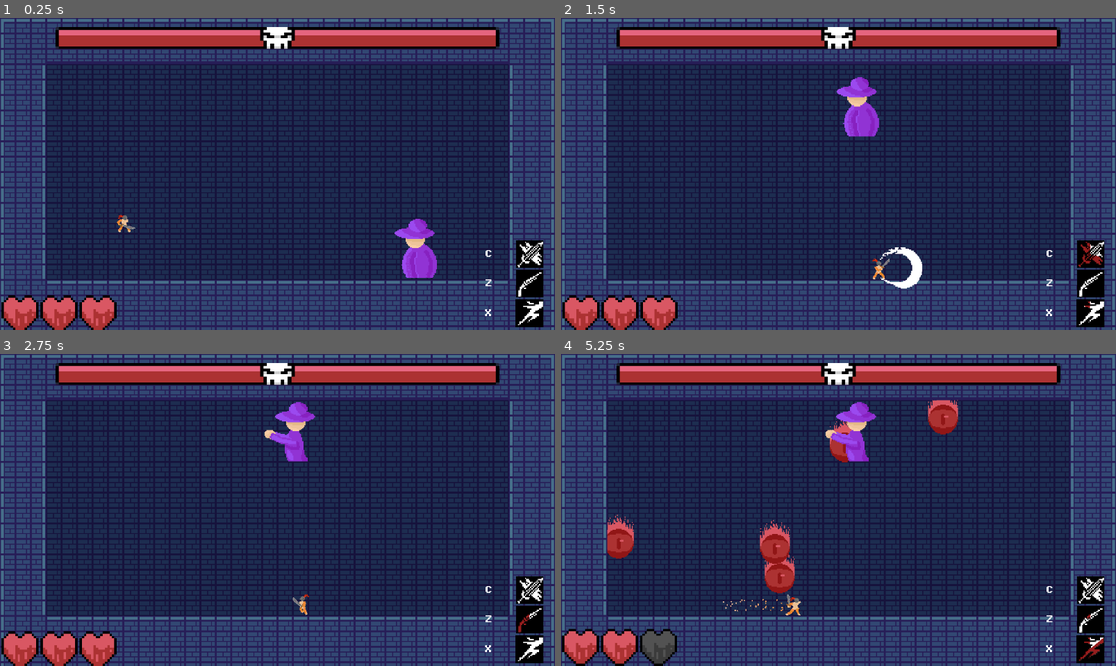
Above: before the commit, frames 1-4 (two rows, left to right).
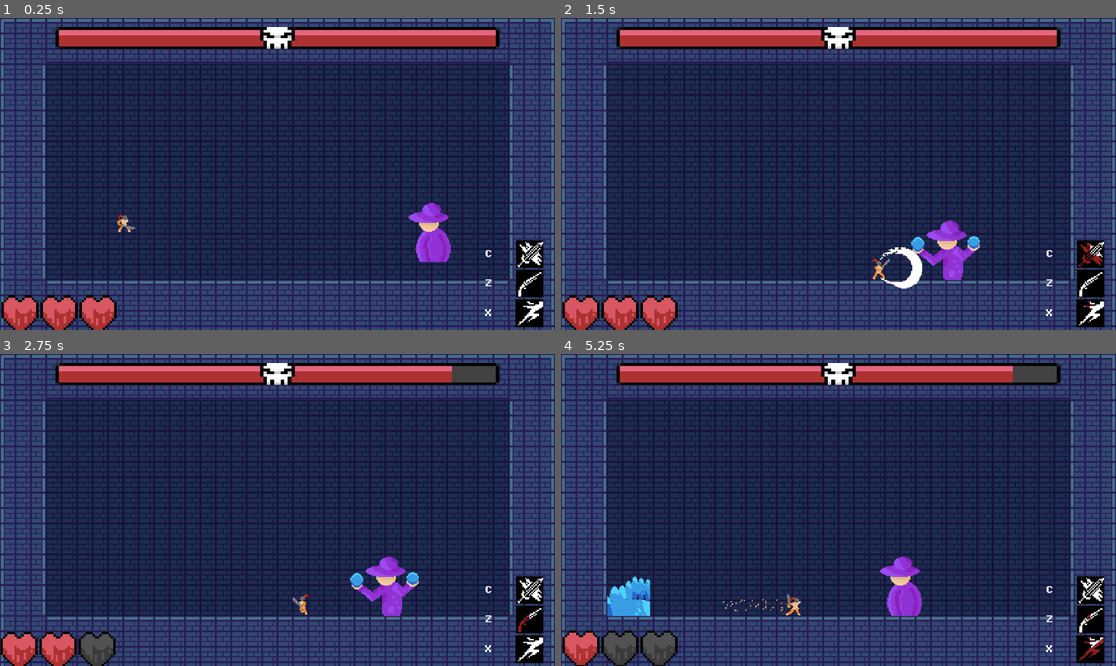
Above: after the commit, the same moments.

Repository: PjotrNik/shefjam
Game: Godot game, scene res://scenes/phase_1_map.tscn
The game is run twice, just before and just after one commit, with the same random seed, the same clock (stepped at 60 frames per second) and the same inputs. This scene is started directly instead of the project's main scene.
Inputs:
- Up to frame 1 (0.25 s): no input
- Up to frame 2 (1.5 s): hold Right (move_right) from 0.53 s (still down); tap X (dash) at 0.6 s; tap Up (jump) at 0.77 s; tap C (melee_attack) at 1.35 s
- Up to frame 3 (2.75 s): tap Up (jump) at 1.52 s; release Right (move_right) at 2.03 s; hold Left (move_left) from 2.03 s (still down); tap Z (ranged_attack) at 2.1 s
- Up to frame 4 (5.25 s): tap X (dash) at 2.85, 5.1 s; tap Up (jump) at 3.02, 3.77, 4.52 s; tap C (melee_attack) at 3.6 s; release Left (move_left) at 4.28 s; hold Right (move_right) from 4.28 s (still down); tap Z (ranged_attack) at 4.35 s

The runs differ from the first frame. In frame 1, 1.4% of the frame differs, in the area x 71-82%, y 59-84%; in frame 2, 2.1%; in frame 3, 3.3%; in frame 4, 6.3%, in the area x 0-90%, y 2-100%.

Commit message:
Changed boss phase to 1

Diff:
--- a/scripts/boss.gd
+++ b/scripts/boss.gd
@@ -5,7 +5,7 @@
 var current_speed = 0
 var direction = 0
 var base_sprite_modulate : Color
-var phase = 3
+var phase = 1
 var flash_count = 0
 var floating = false
 
Not shown: 1 places in boss.tscn that only renumber resources
